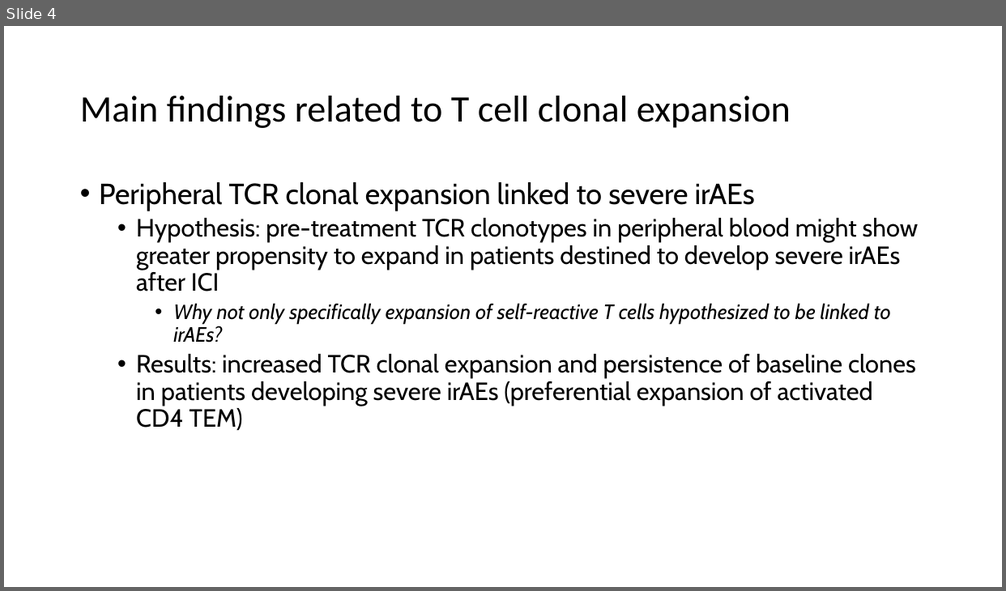
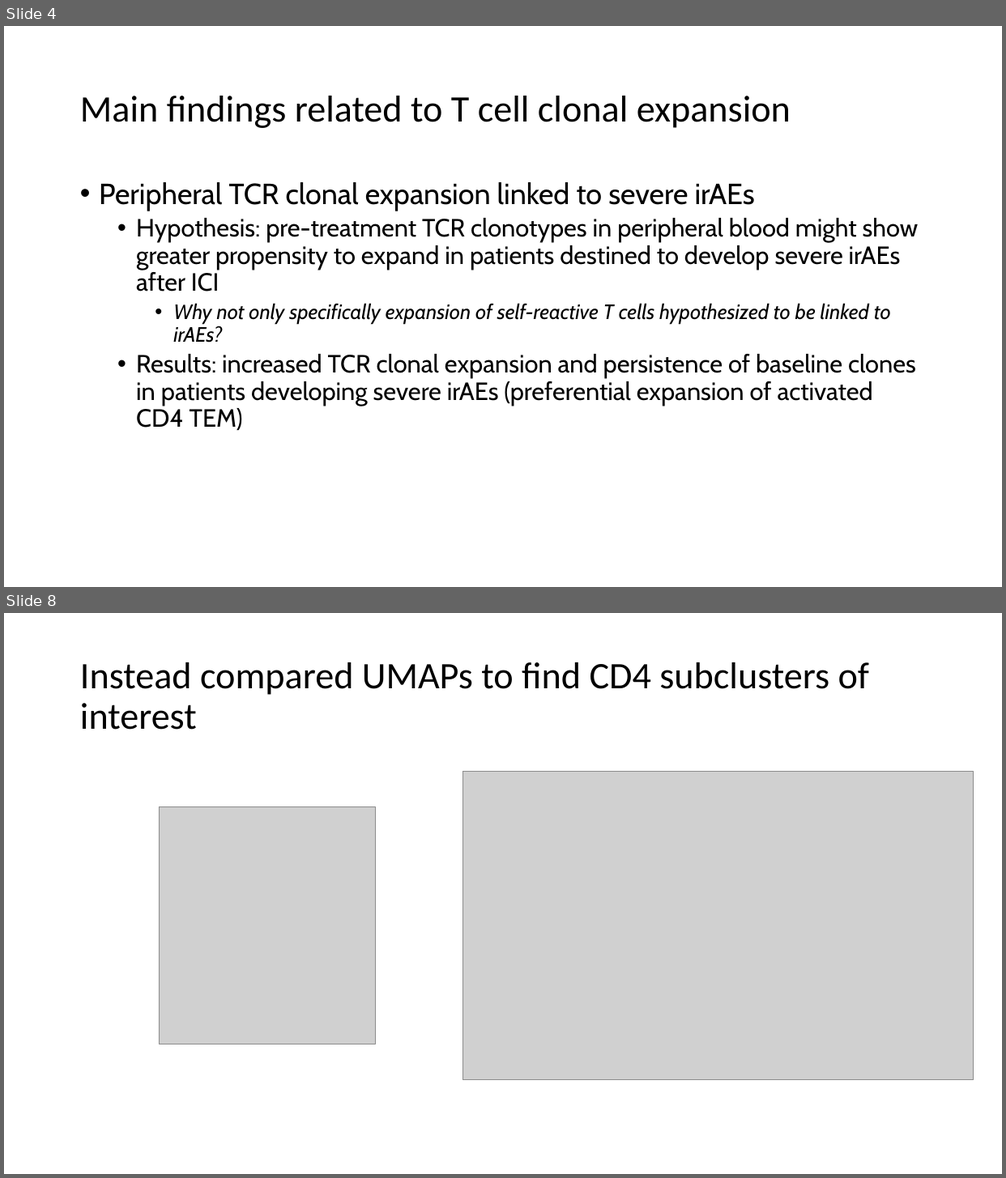
Before and after one commit to tybottorff/bottorffdocs, a slide deck: linsley_postdoc/presentations/weekly_meetings/10_5_23.pptx. Shown one above the other, each under a label of ours: slide 4 before the commit, slides 4 and 8 after it; the slides between them are not shown. The pictures are 1006x591 and 1006x1178 pixels, drawn with LibreOffice and Linux fonts; fonts in the diff are those of the drawing; grey boxes stand for pictures. Boxes give left, top, right and bottom in pixels: in the first picture for what was removed or moved away, otherwise in the second. Text is boxed around its words. In the diff, an @@ line names an element or a change of style, - is before the commit and + after.

```diff
--- a/linsley_postdoc/presentations/weekly_meetings/10_5_23.pptx
+++ b/linsley_postdoc/presentations/weekly_meetings/10_5_23.pptx
@@ slide 8 added at box(4, 613, 1002, 1174), background #FFFFFF @@
@@ title added at box(80, 662, 869, 730), 36 pt, text #000000 @@
+Instead compared UMAPs to find CD4 subclusters of interest
@@ picture added at box(463, 771, 974, 1080) @@
@@ picture added at box(160, 807, 376, 1044) @@
```
Also in this commit, not shown: 2 slides changed, 6 other slides added, 5 slides removed.
